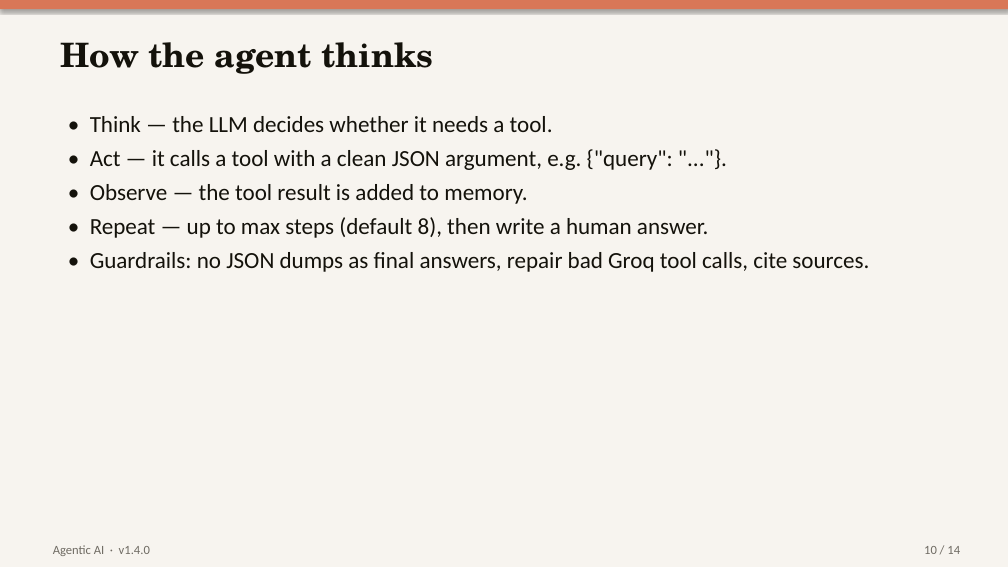
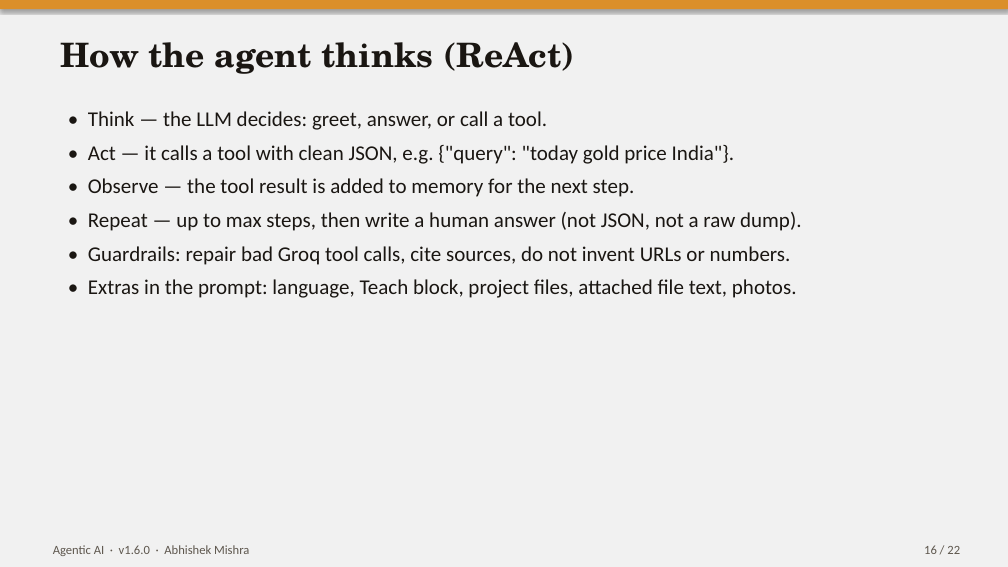
Before and after one commit to KRMANISH489/agentic-ai, a slide deck: slide 16 of Agentic_AI_Presentation.pptx (slide 10 before the commit). Drawn at 1008x567 pixels with LibreOffice and Linux fonts; fonts in the diff are those of the drawing. Boxes give left, top, right and bottom in pixels: in the first picture for what was removed or moved away, otherwise in the second. Text is boxed around its words. In the diff, an @@ line names an element or a change of style, - is before the commit and + after.

```diff
--- a/Agentic_AI_Presentation.pptx
+++ b/Agentic_AI_Presentation.pptx
@@ rectangle at (x1=0, y1=0, x2=1008, y2=567): fill #F7F4EF to #F1F1F1 @@
@@ rectangle at (x1=0, y1=0, x2=1008, y2=9): fill #D97757 to #DB8F2A @@
@@ text at (x1=60, y1=42, x2=575, y2=74): text changed; text colour #14120B to #1A1612 @@
-How the agent thinks
+How the agent thinks (ReAct)
@@ text at (x1=88, y1=111, x2=802, y2=298): text changed; size 22 to 20 pt; text colour #14120B to #1A1612 @@
-• Think — the LLM decides whether it needs a tool.
-• Act — it calls a tool with a clean JSON argument, e.g. {"query": "..."}.
-• Observe — the tool result is added to memory.
-• Repeat — up to max steps (default 8), then write a human answer.
-• Guardrails: no JSON dumps as final answers, repair bad Groq tool calls, cite sources.
+• Think — the LLM decides: greet, answer, or call a tool.
+• Act — it calls a tool with clean JSON, e.g. {"query": "today gold price India"}.
+• Observe — the tool result is added to memory for the next step.
+• Repeat — up to max steps, then write a human answer (not JSON, not a raw dump).
+• Guardrails: repair bad Groq tool calls, cite sources, do not invent URLs or numbers.
+• Extras in the prompt: language, Teach block, project files, attached file text, photos.
@@ text at (x1=53, y1=545, x2=249, y2=556): text changed; text colour #6F6B63 to #5E574E @@
-Agentic AI · v1.4.0
+Agentic AI · v1.6.0 · Abhishek Mishra
@@ text at (x1=924, y1=545, x2=960, y2=554): text changed; text colour #6F6B63 to #5E574E @@
-10 / 14
+16 / 22
```
Also in this commit, not shown: 10 other slides changed, 11 slides added, 3 slides removed, 27 other files.
